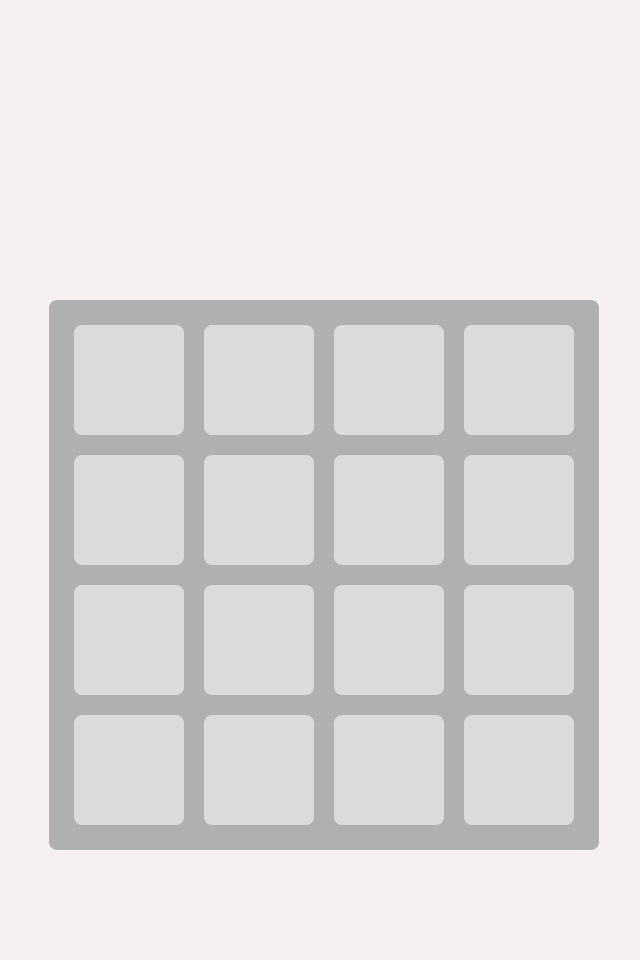
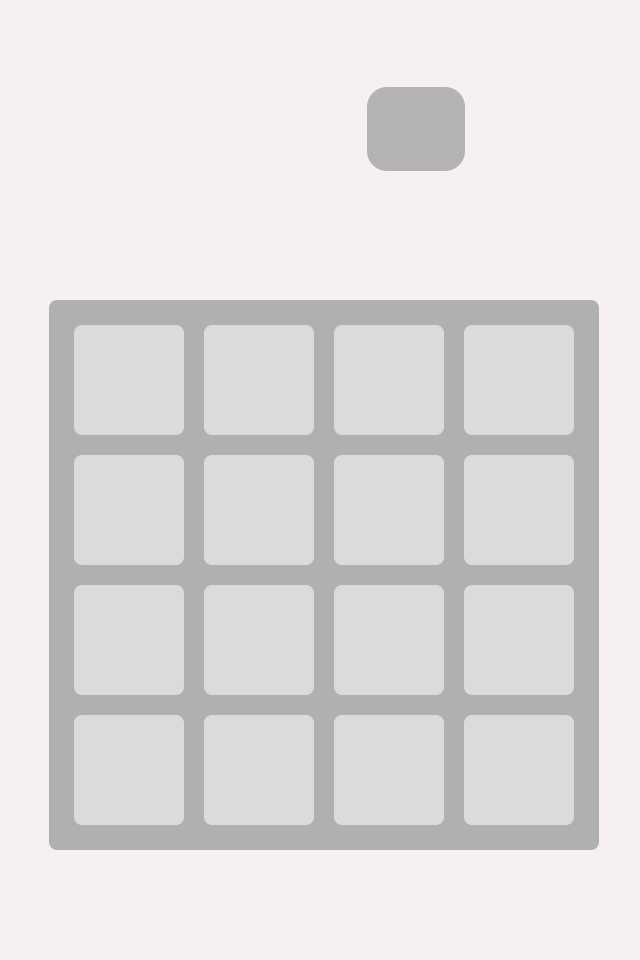
Comparing the layer stacks of the two 640 x 960 images. Changes:
added layer "圆角矩形 1" above "小块 副本 3" over box(367, 87, 465, 171)
